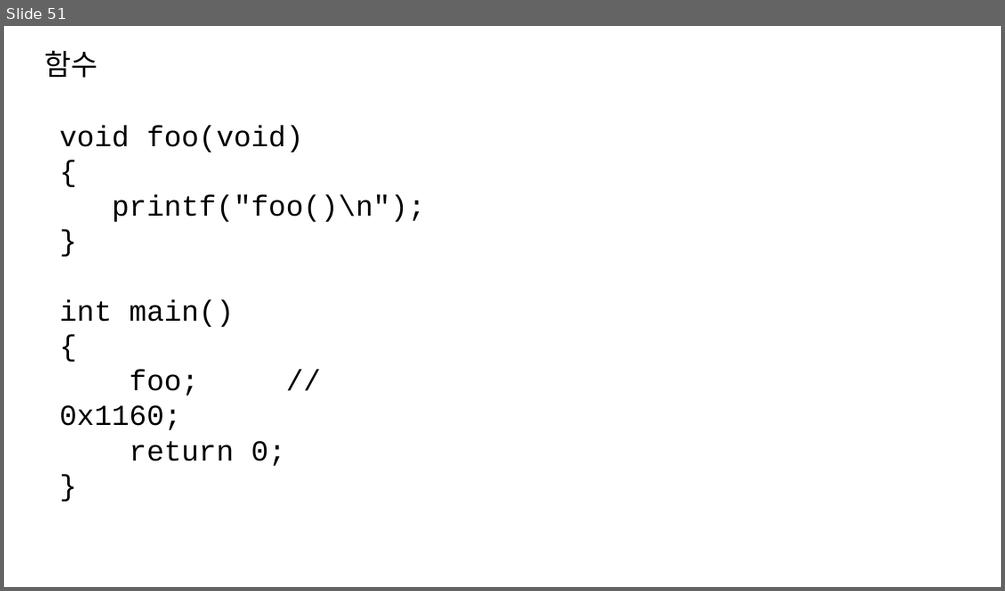
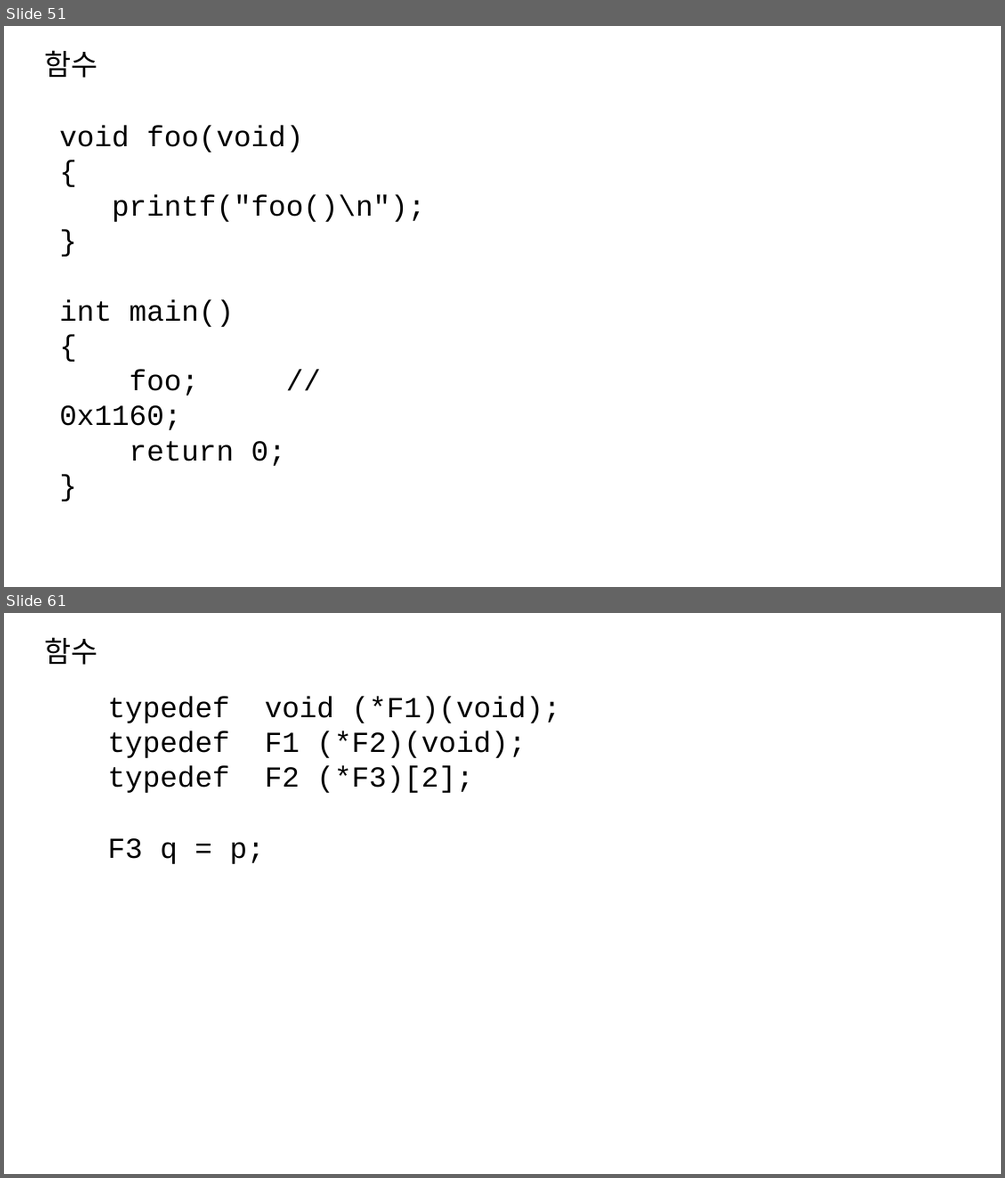
Before and after one commit to imguru-mooc/linux, a slide deck: 수업판서.pptx. Shown one above the other, each under a label of ours: slide 51 before the commit, slides 51 and 61 after it; the slides between them are not shown. The pictures are 1005x591 and 1005x1178 pixels, drawn with LibreOffice and Linux fonts; fonts in the diff are those of the drawing. Boxes give left, top, right and bottom in pixels: in the first picture for what was removed or moved away, otherwise in the second. Text is boxed around its words. In the diff, an @@ line names an element or a change of style, - is before the commit and + after.

```diff
--- a/수업판서.pptx
+++ b/수업판서.pptx
@@ slide 61 added at [4, 613, 1001, 1174], background #FFFFFF @@
@@ text added at [45, 637, 98, 665], 28 pt, text #000000 @@
+함수
@@ text added at [108, 696, 561, 793], 28 pt, text #000000 @@
+typedef void (*F1)(void);
+typedef F1 (*F2)(void);
+typedef F2 (*F3)[2];
@@ text added at [108, 838, 265, 864], 28 pt, text #000000 @@
+F3 q = p;
```
Also in this commit, not shown: 2 slides changed, 8 other slides added, 2 other files.
